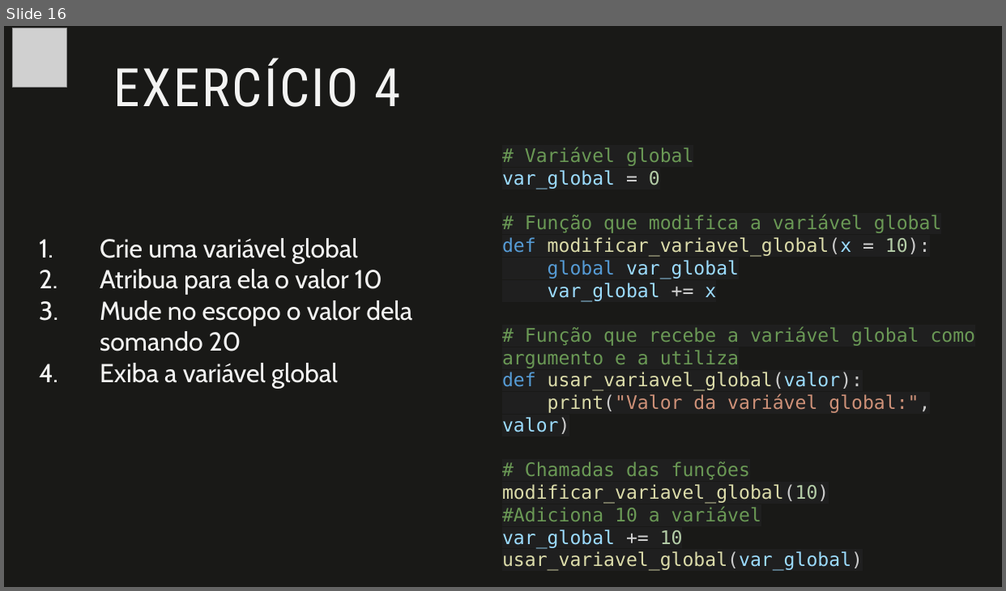
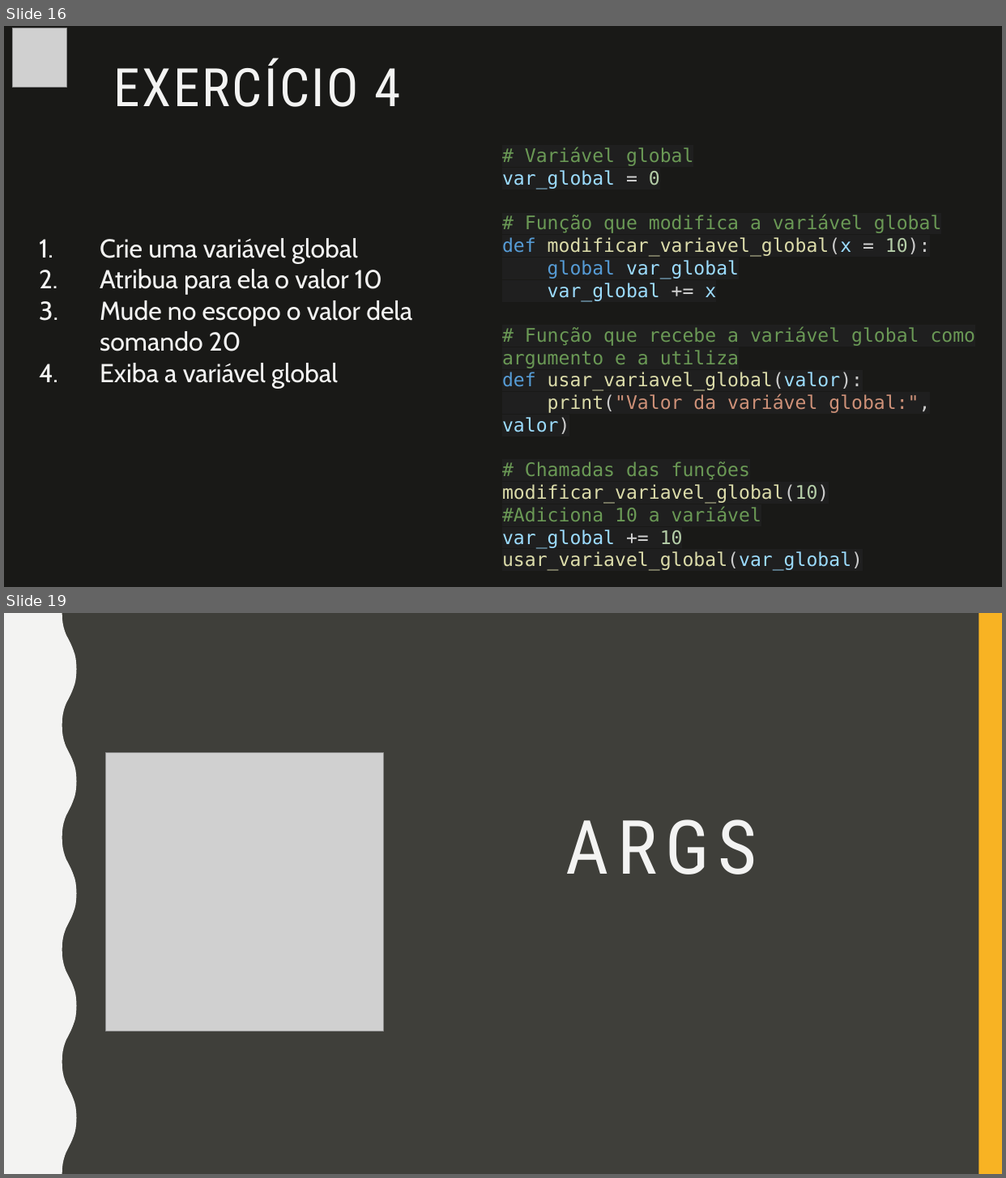
Before and after one commit to fabio-sudo/PythonCurso, a slide deck: Python_Dev/Python Intermediário/Material Python/1- Funções em Python.pptx. Shown one above the other, each under a label of ours: slide 16 before the commit, slides 16 and 19 after it; the slides between them are not shown. The pictures are 1006x591 and 1006x1178 pixels, drawn with LibreOffice and Linux fonts; fonts in the diff are those of the drawing; grey boxes stand for pictures. Boxes give left, top, right and bottom in pixels: in the first picture for what was removed or moved away, otherwise in the second. Text is boxed around its words. In the diff, an @@ line names an element or a change of style, - is before the commit and + after.

```diff
--- a/Python_Dev/Python Intermediário/Material Python/1- Funções em Python.pptx
+++ b/Python_Dev/Python Intermediário/Material Python/1- Funções em Python.pptx
@@ slide 19 added at [4,613,1002,1174], background #3F3F3A @@
@@ rectangle added at [4,613,27,1174], fill #F3F3F2 @@
@@ rectangle added at [4,613,1002,1174], fill #3F3F3A @@
@@ freeform shape added at [4,613,77,1174], fill #F3F3F2 @@
@@ rectangle added at [978,613,1002,1174], fill #F8B323 @@
@@ picture added at [106,753,385,1032] @@
@@ title added at [566,820,756,875], 72 pt, text #F3F3F2 @@
+ARGS
```
Also in this commit, not shown: 4 other slides added, 3 other files.
